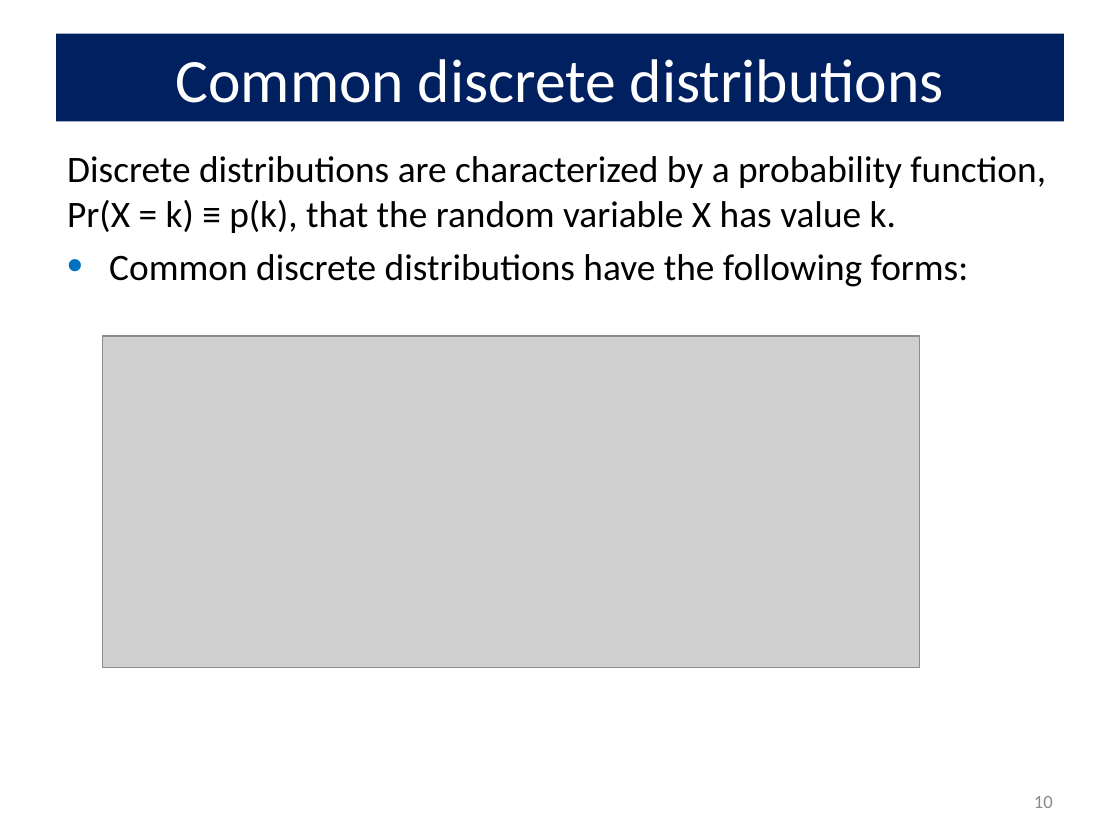
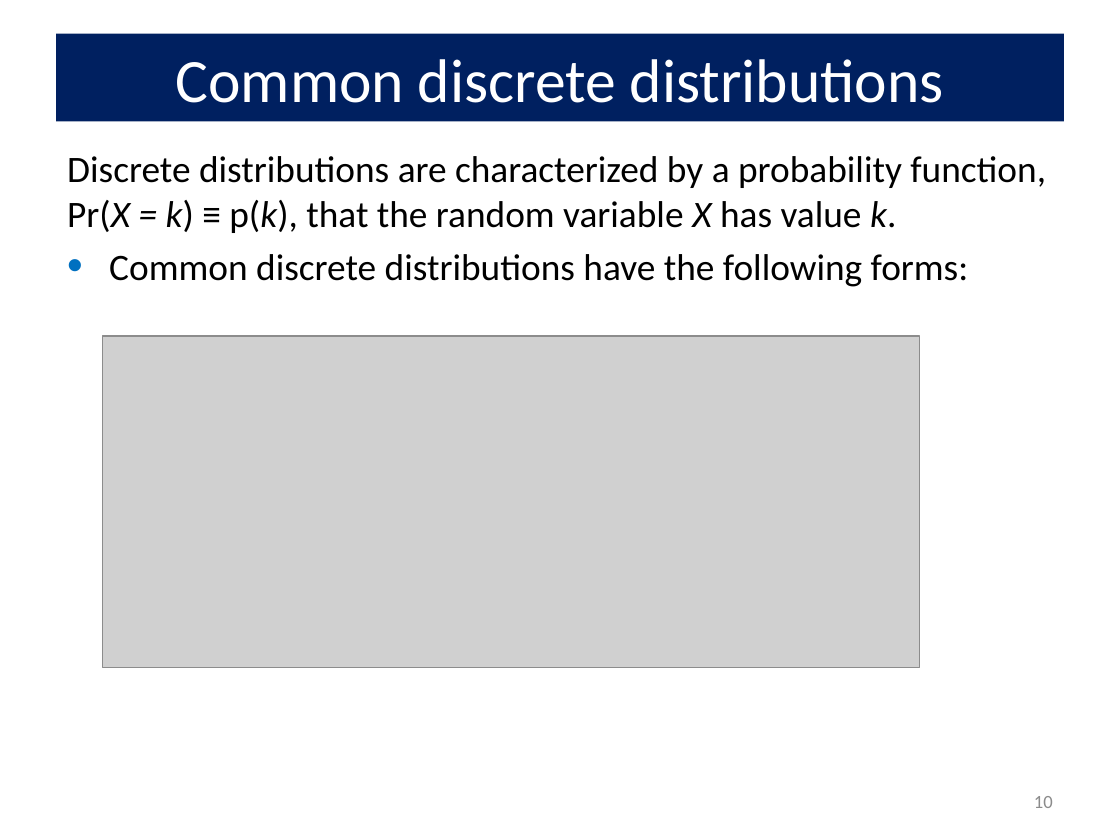
Before and after one commit to friendly/psy6136, a slide deck: slide 10 of lectures/02-Discrete.pptx. Drawn at 1120x840 pixels with LibreOffice and Linux fonts; fonts in the diff are those of the drawing; grey boxes stand for pictures. Boxes give left, top, right and bottom in pixels: in the first picture for what was removed or moved away, otherwise in the second. Text is boxed around its words. In the diff, an @@ line names an element or a change of style, - is before the commit and + after.

```diff
--- a/lectures/02-Discrete.pptx
+++ b/lectures/02-Discrete.pptx
@@ text at [67, 156, 1046, 233]: italic on in "Pr(X = k) p(k), X k." @@
```
Also in this commit, not shown: 8 other slides changed, 12 other files.
